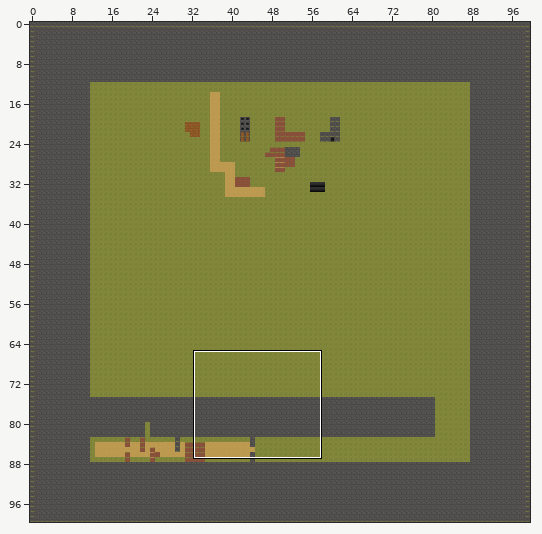
Two versions of a level (Tiled map, assets/levels/level0.tmx). The first picture is a wide view before the edit; the outline marks the close-up.
Close-up. The starting point:
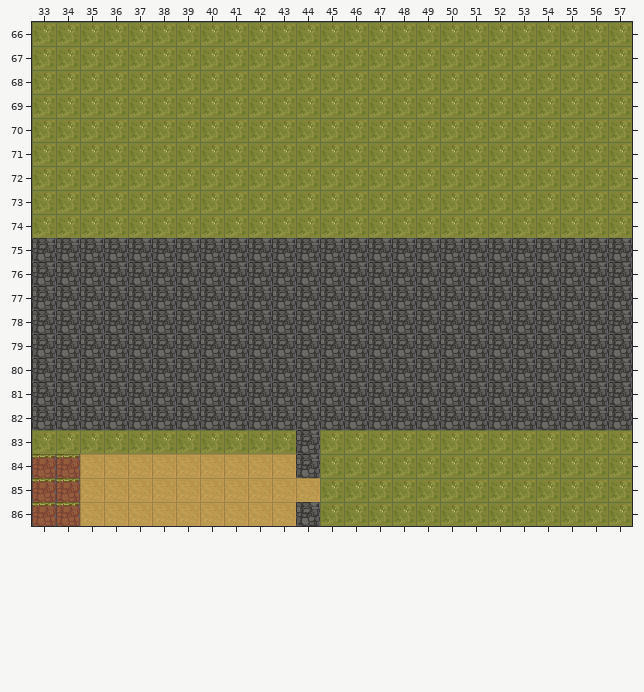
Cells are 32x32 px. Shown: x 33..57, y 66..86. The commit also changed other parts of the map, which this record leaves out.
Now the later version:
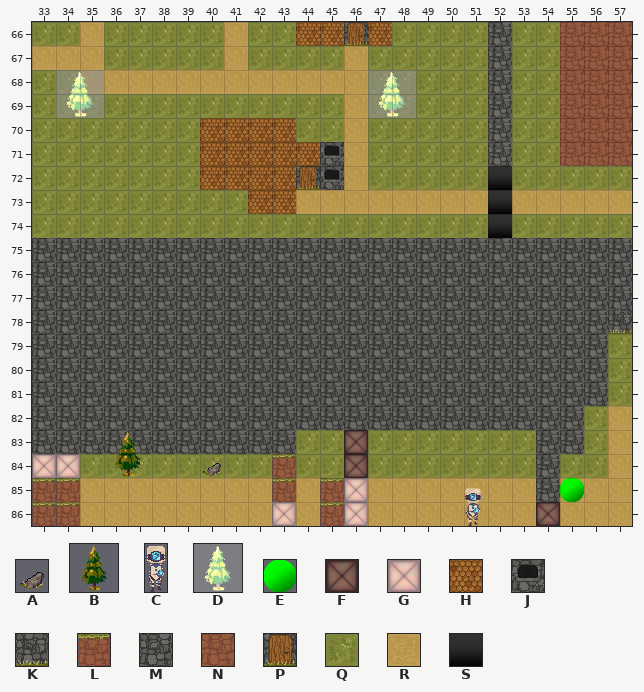
Key: from "Objetos/Entidades": A 5 "medium-rock-32x32", B 6 "tree-64x64", C 9 "robot-5", D 10 "visualtree", E 11 "HPitem", F 14 "mbox", G 15 "bbox"; from "terrain": H 82 "roof-32x32", J 83 "open-window-32x32", K 84 "level2-stone-textured-1", L 86 "level2-dirt-textured-3", M 87 "level2-stone-textured-2", N 89 "level2-dirt-2", P 91 "closed-door-32x32", Q 97 "level2-floor-5", R 130 "level2-new-floor-sand1", S 132 "hole".
_ is an empty cell, # one hidden under a higher layer, . an unchanged one.
Tiles of an added or newly shown layer are drawn over the layers below it.
Edits made:
--- layer "terrain"
@@ x 33..57 @@
-66 ..Q.....Q..QQQQ....Q..QQQ
-67 QQQ.....Q....Q.....Q..QQQ
-68 ..QQQQQQQQQQQQ.....Q..QQQ
-69 .............Q.....Q..QQQ
-70 .......QQQQ..Q.....Q..QQQ
-71 .......QQQQQQQ.....Q..QQQ
-72 .......QQQQQQQ.....Q.....
-73 .........QQQQQQQQQQQQQQQQ
-74 ...................Q.....
+66 ..R.....R..HHPH....M..NNN
+67 RRR.....R....R.....M..NNN
+68 ..RRRRRRRRRRRR.....M..NNN
+69 .............R.....M..NNN
+70 .......HHHH..R.....M..NNN
+71 .......HHHHHJR.....M..NNN
+72 .......HHHHPJR.....S.....
+73 .........HHRRRRRRRRSRRRRR
+74 ...................S.....
@@ x 33..57 @@
-78 ........................M
-79 ........................M
-80 ........................M
-81 ........................M
-82 .......................MM
-83 QQQQQQQQQQQM.........QQ.Q
-84 LLRRRRRRRRRM.........Q..Q
-85 ..........R.QQQQQQQQQQQQQ
-86 ...........MQQQQQQQQQQQQQ
+78 ........................K
+79 ........................Q
+80 ........................Q
+81 ........................Q
+82 .......................QR
+83 MMMMMMMMMMMQ.........MM.R
+84 ##QQQQQQQQLQ.........M..R
+85 ..........L.L#RRRRRRRMRRR
+86 ...........RL#RRRRRRR#RRR
--- layer "objects" (now shown)
@@ x 34..47 @@
-69 _............_
+69 D............D
@@ x 33..55 @@
-83 ............._.........
-84 __._..._....._.........
-85 ............._........_
-86 .........._.._...._.._.
+83 .............F.........
+84 GG.B...A.....F.........
+85 .............G........E
+86 ..........G..G....C..F.
Boxes around the changes in both close-ups, in picture pixels (x1, y1, x2, y2):
changed: (32, 22, 632, 238)
changed: (32, 310, 632, 526)
